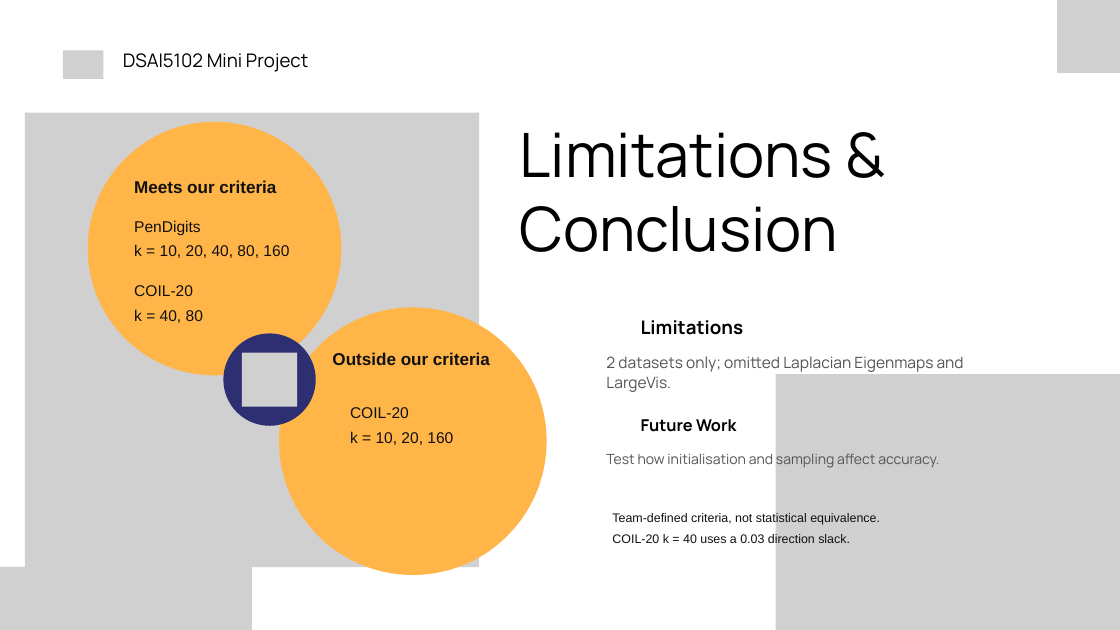
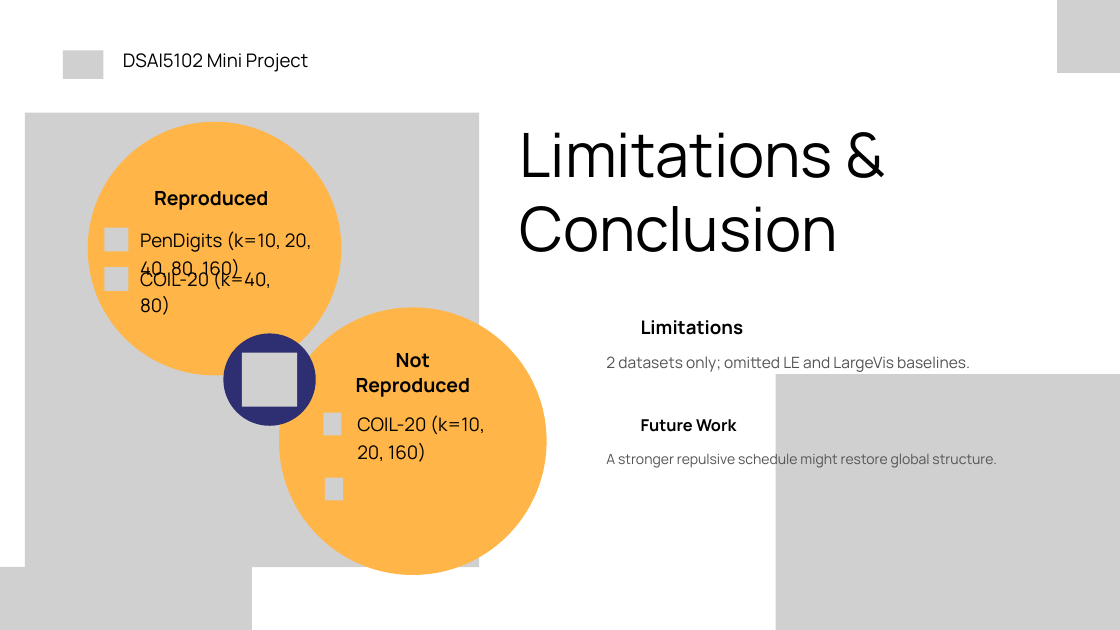
Before and after one commit to PKLgames/dsai5102MiniProject, a slide deck: slide 9 of slides/DSAI5102_Group16_Slides.pptx. Drawn at 1120x630 pixels with LibreOffice and Linux fonts; fonts in the diff are those of the drawing; grey boxes stand for pictures; background and template pictures are left out. Boxes give left, top, right and bottom in pixels: in the first picture for what was removed or moved away, otherwise in the second. Text is boxed around its words. In the diff, an @@ line names an element or a change of style, - is before the commit and + after.

```diff
--- a/slides/DSAI5102_Group16_Slides.pptx
+++ b/slides/DSAI5102_Group16_Slides.pptx
@@ text at [154, 191, 268, 210]: text changed; size 22 to 25 pt; font Arial to Manrope; text colour #111111 to #000000 @@
-Meets our criteria
+Reproduced
@@ picture added at [104, 227, 128, 251] @@
@@ text at [140, 231, 312, 282]: text changed; size 20 to 24 pt; font Arial to Manrope; text colour #111111 to #000000 @@
-PenDigits
-k = 10, 20, 40, 80, 160
+PenDigits (k=10, 20, 40, 80, 160)
@@ picture added at [104, 267, 128, 291] @@
@@ text at [140, 268, 272, 315]: text changed; size 20 to 24 pt; font Arial to Manrope; text colour #111111 to #000000 @@
-COIL-20
-k = 40, 80
+COIL-20 (k=40, 80)
@@ text at [356, 353, 470, 397]: text changed; size 22 to 25 pt; font Arial to Manrope; text colour #111111 to #000000 @@
-Outside our criteria
+Not
+Reproduced
@@ text at [606, 356, 970, 372]: text changed @@
-2 datasets only; omitted Laplacian Eigenmaps and LargeVis.
+2 datasets only; omitted LE and LargeVis baselines.
@@ picture added at [323, 413, 341, 436] @@
@@ text at [357, 415, 485, 462]: text changed; size 20 to 24 pt; font Arial to Manrope; text colour #111111 to #000000 @@
-COIL-20
-k = 10, 20, 160
+COIL-20 (k=10, 20, 160)
@@ picture added at [325, 478, 343, 501] @@
@@ text at [606, 451, 996, 469]: text changed @@
-Test how initialisation and sampling affect accuracy.
+A stronger repulsive schedule might restore global structure.
@@ text removed at [612, 513, 880, 546] @@
-Team-defined criteria, not statistical equivalence.
-COIL-20 k = 40 uses a 0.03 direction slack.
```
Also in this commit, not shown: 7 other slides changed, 1 other file.
